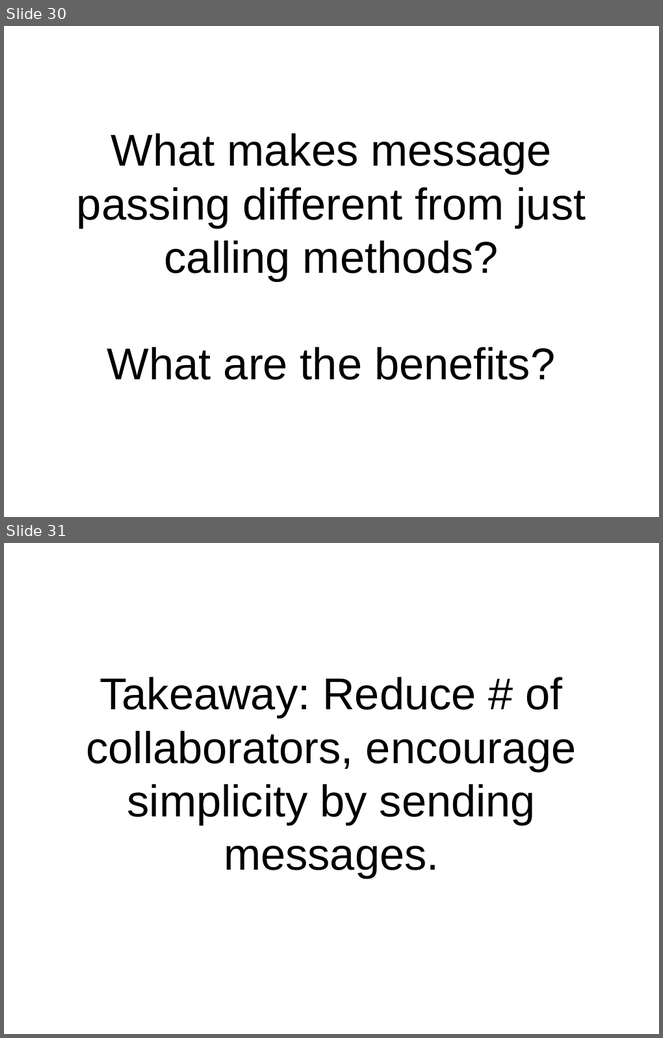
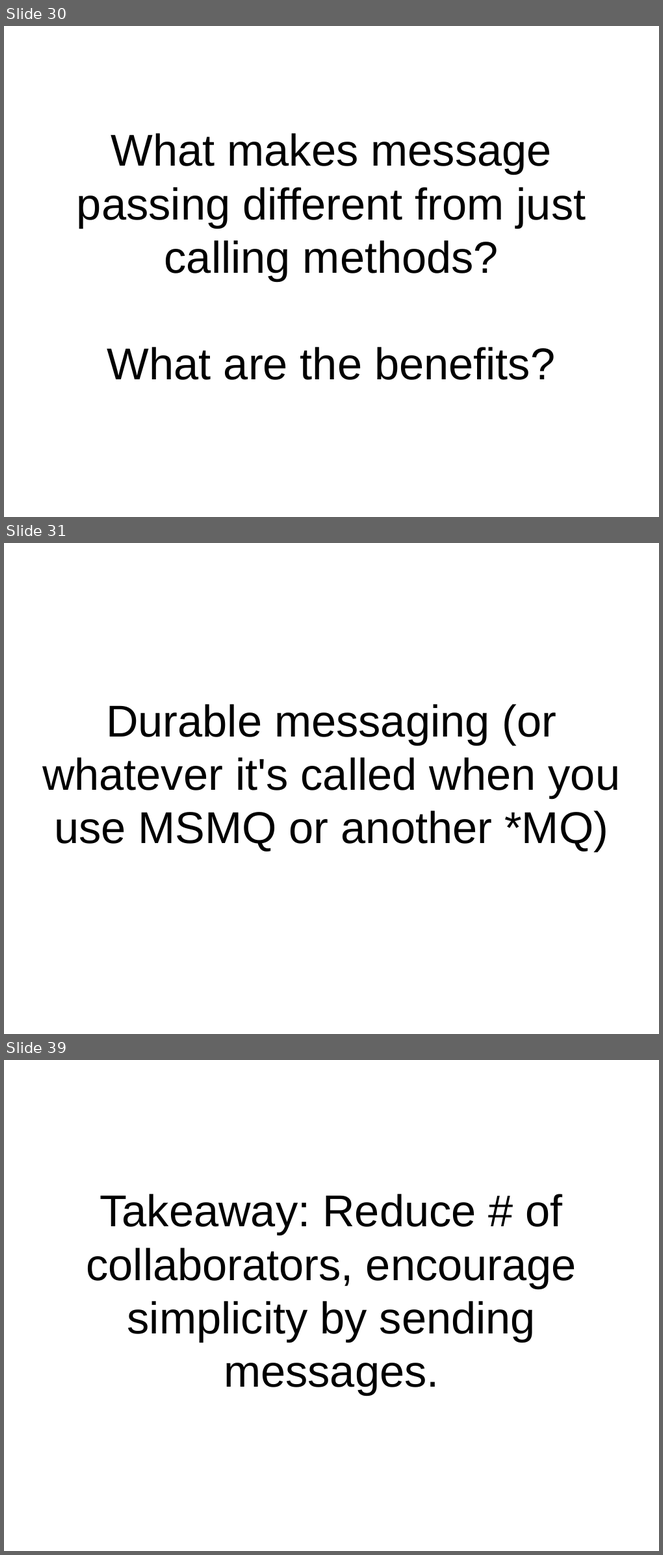
Before and after one commit to pseale/presentation-message-passing, a slide deck: message-passing.odp. Shown one above the other, each under a label of ours: slides 30 and 31 before the commit, slides 30, 31 and 39 after it; the slides between them are not shown. The pictures are 663x1038 and 663x1555 pixels, drawn with LibreOffice and Linux fonts; fonts in the diff are those of the drawing. Boxes give left, top, right and bottom in pixels: in the first picture for what was removed or moved away, otherwise in the second. Text is boxed around its words. In the diff, an @@ line names an element or a change of style, - is before the commit and + after.

```diff
--- a/message-passing.odp
+++ b/message-passing.odp
@@ slide 31 added at <box>4,543,659,1034</box>, background #FFFFFF @@
@@ subtitle added at <box>42,704,621,852</box>, 54 pt, text #000000 @@
+Durable messaging (or whatever it's called when you use MSMQ or another *MQ)
@@ what was slide 31 is now slide 39 @@
```
Also in this commit, not shown: 2 slides changed, 7 other slides added, 27 other files.
